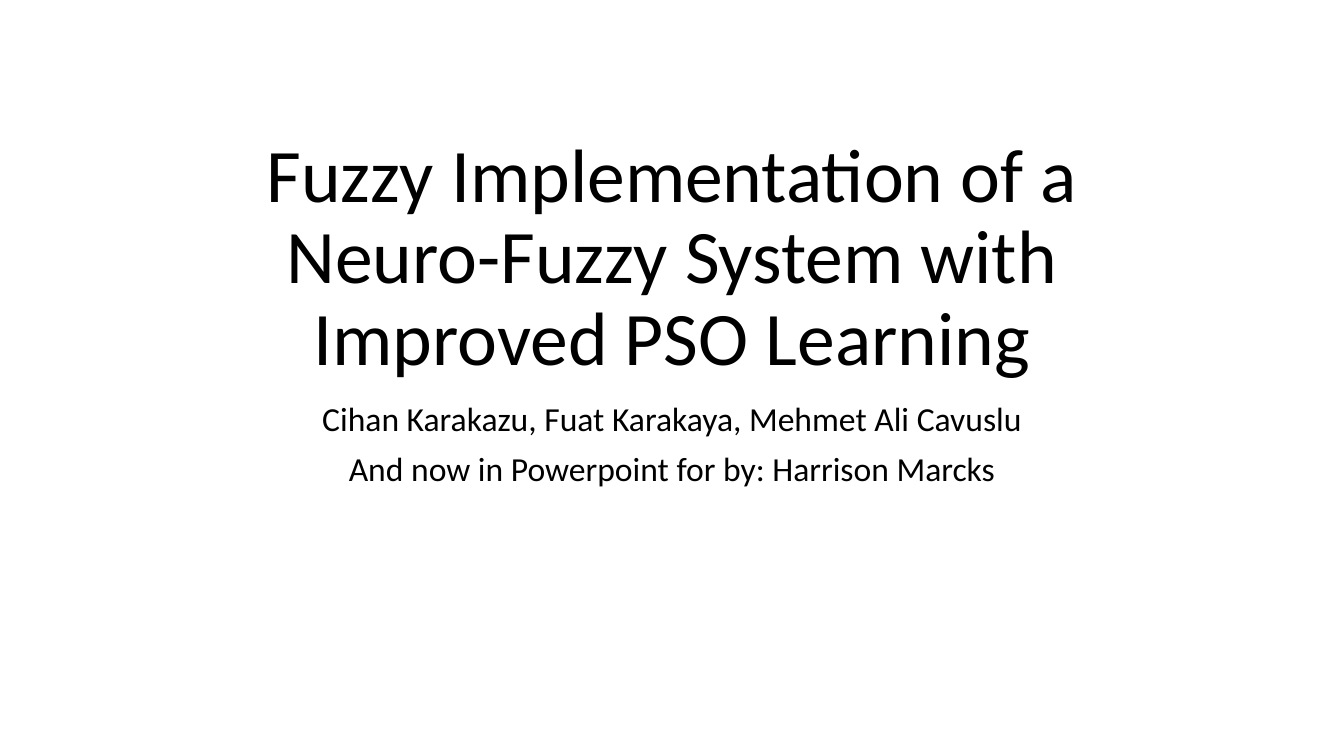
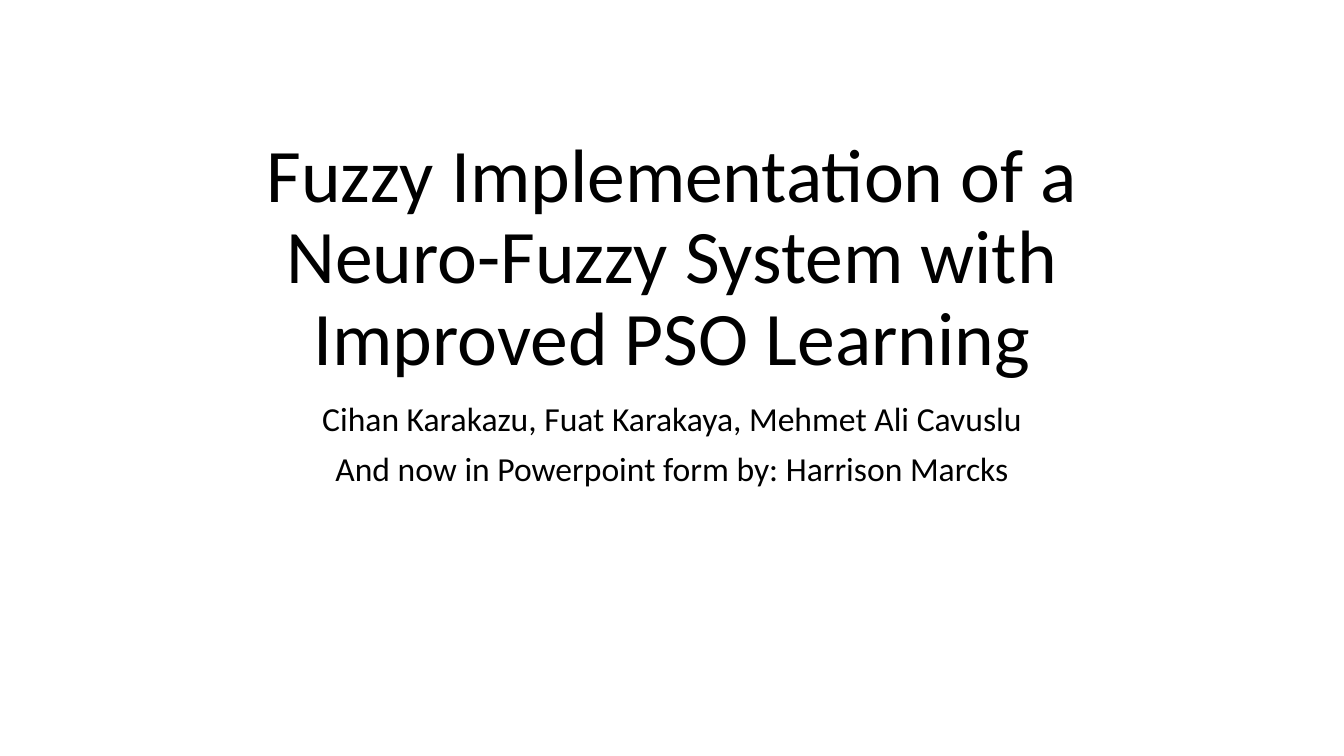
Before and after one commit to HarrisonJM/ParallelComputing, a slide deck: slide 1 of coursework/FPGA implementation of neruo-fuzzy system with improved PSO learning.pptx. Drawn at 1344x756 pixels with LibreOffice and Linux fonts; fonts in the diff are those of the drawing. Boxes give left, top, right and bottom in pixels: in the first picture for what was removed or moved away, otherwise in the second. Text is boxed around its words. In the diff, an @@ line names an element or a change of style, - is before the commit and + after.

```diff
--- a/coursework/FPGA implementation of neruo-fuzzy system with improved PSO learning.pptx
+++ b/coursework/FPGA implementation of neruo-fuzzy system with improved PSO learning.pptx
@@ subtitle at [335,457,1008,487]: text changed @@
-And now in Powerpoint for by: Harrison Marcks
+And now in Powerpoint form by: Harrison Marcks
```
Also in this commit, not shown: 1 other slide changed, 6 slides added, 1 slide removed.
